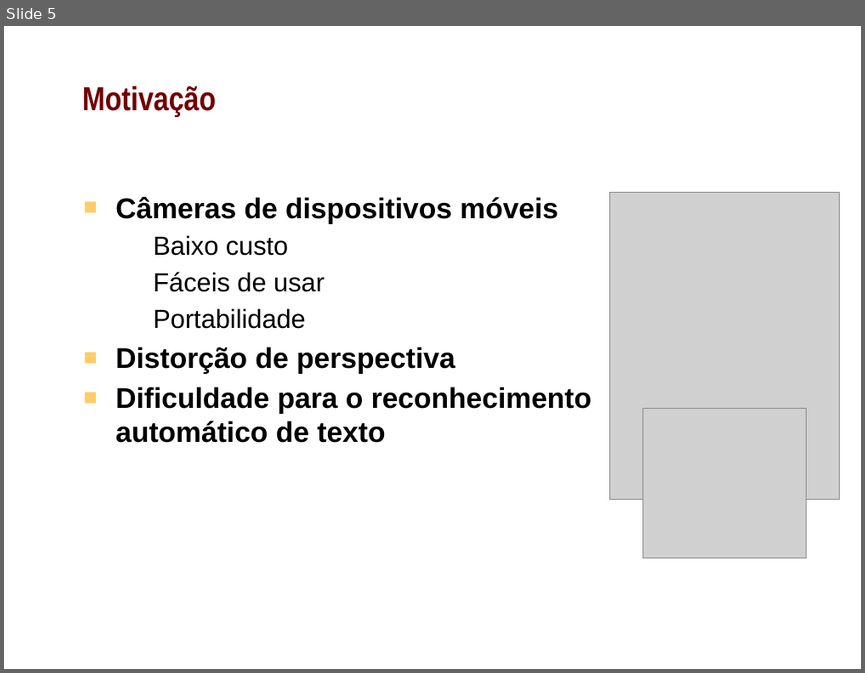
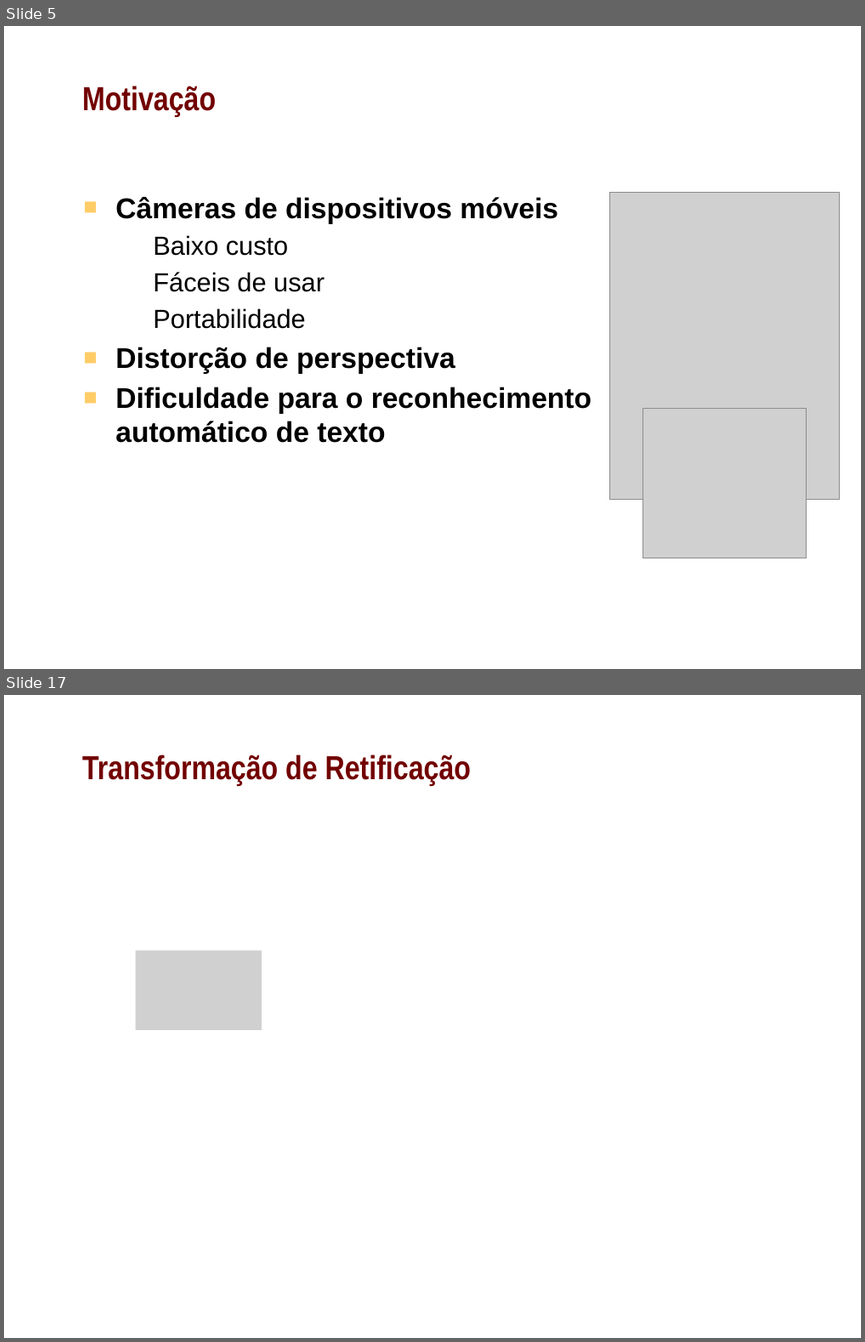
Before and after one commit to shannonyu/perspective-rectification, a slide deck: doc/pres.pptx. Shown one above the other, each under a label of ours: slide 5 before the commit, slides 5 and 17 after it; the slides between them are not shown. The pictures are 865x673 and 865x1342 pixels, drawn with LibreOffice and Linux fonts; fonts in the diff are those of the drawing; grey boxes stand for pictures; background and template pictures are left out. Boxes give left, top, right and bottom in pixels: in the first picture for what was removed or moved away, otherwise in the second. Text is boxed around its words. In the diff, an @@ line names an element or a change of style, - is before the commit and + after.

```diff
--- a/doc/pres.pptx
+++ b/doc/pres.pptx
@@ slide 17 added at bbox=[4, 695, 861, 1338], background picture (left out) @@
@@ title added at bbox=[82, 755, 471, 785], 28 pt, text #720000, bold @@
+Transformação de Retificação
@@ picture added at bbox=[136, 950, 262, 1030] @@
```
Also in this commit, not shown: 2 slides changed, 10 other slides added, 2 slides removed.
